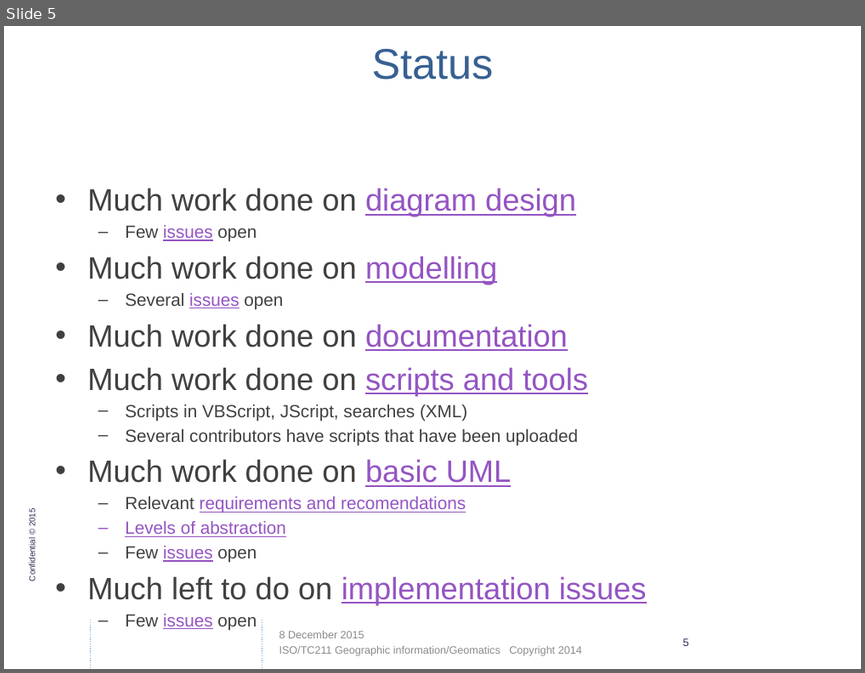
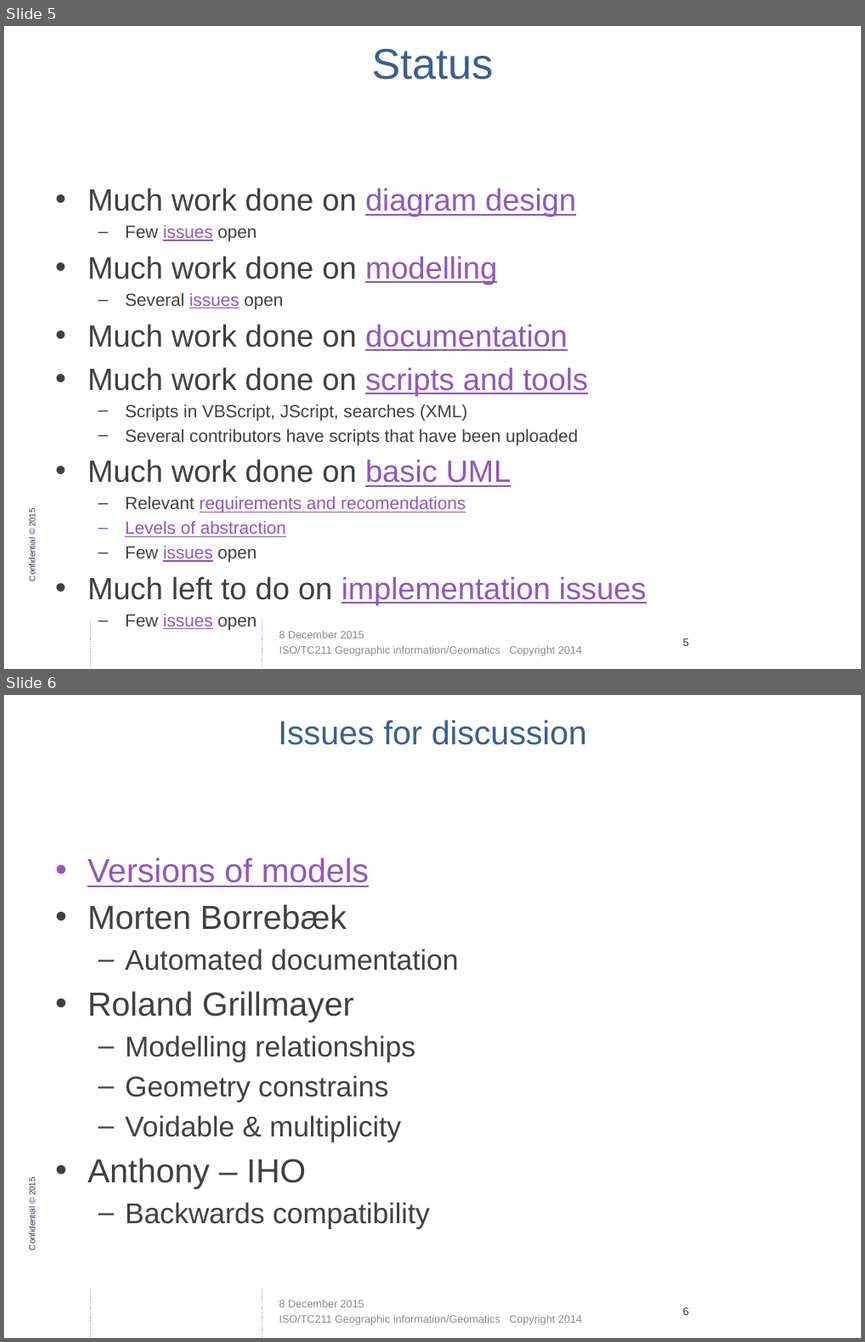
Before and after one commit to ISO-TC211/UML-Best-Practices, a slide deck: Presentations/2015-12-Sydney/AHG UML BP Sydney Meeting.pptx. Shown one above the other, each under a label of ours: slide 5 before the commit, slides 5 and 6 after it. The pictures are 865x673 and 865x1342 pixels, drawn with LibreOffice and Linux fonts; fonts in the diff are those of the drawing; background and template pictures are left out. Boxes give left, top, right and bottom in pixels: in the first picture for what was removed or moved away, otherwise in the second. Text is boxed around its words. In the diff, an @@ line names an element or a change of style, - is before the commit and + after.

```diff
--- a/Presentations/2015-12-Sydney/AHG UML BP Sydney Meeting.pptx
+++ b/Presentations/2015-12-Sydney/AHG UML BP Sydney Meeting.pptx
@@ slide 6 added at (4, 695, 861, 1338), background #FFFFFF; not listed: 6 template elements that a slide beside it also shows @@
@@ title added at (278, 720, 587, 745), 28 pt, text #376092 @@
+Issues for discussion
@@ text added at (87, 857, 458, 1229), 24 pt, text #404040 @@
+• Versions of models
+• Morten Borrebæk
+  – Automated documentation
+• Roland Grillmayer
+  – Modelling relationships
+  – Geometry constrains
+  – Voidable & multiplicity
+• Anthony – IHO
+  – Backwards compatibility
```
Also in this commit, not shown: 2 slides changed, 1 other slide added, 2 other files.
